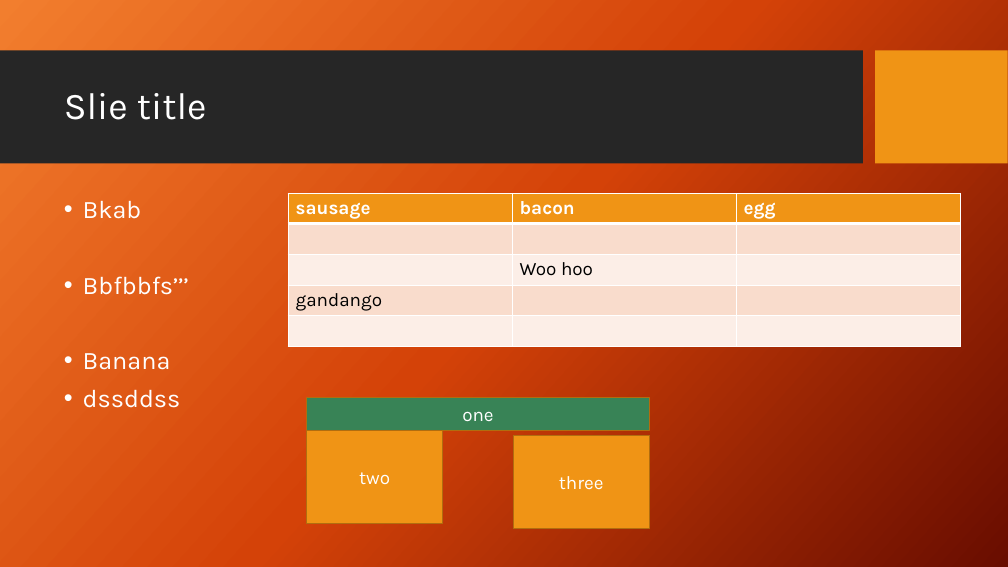
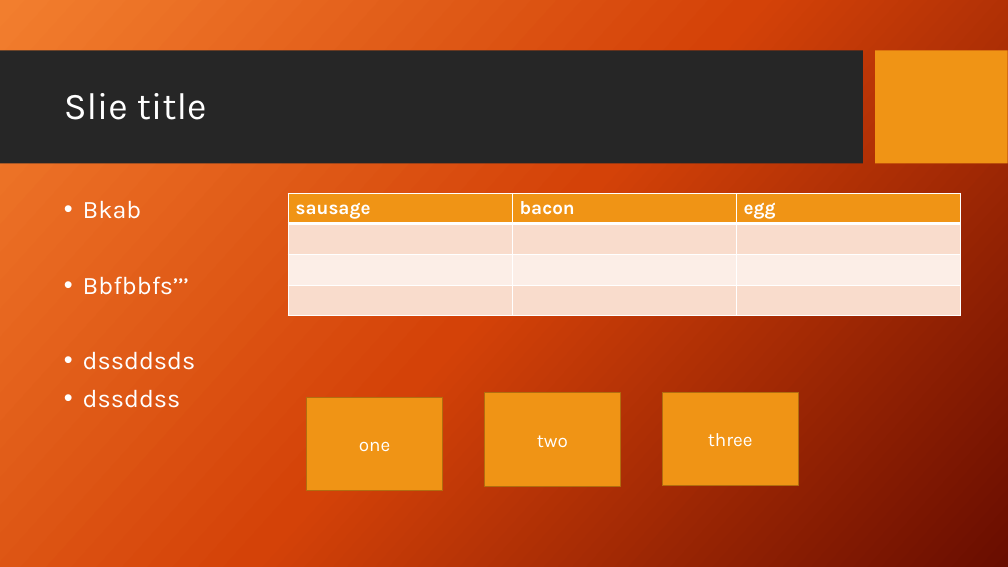
Before and after one commit to Brindley/Test, a slide deck: slide 2 of PowerPoint/Sara PPT.pptx. Drawn at 1008x567 pixels with LibreOffice and Linux fonts; fonts in the diff are those of the drawing; background and template pictures are left out. Boxes give left, top, right and bottom in pixels: in the first picture for what was removed or moved away, otherwise in the second. Text is boxed around its words. In the diff, an @@ line names an element or a change of style, - is before the commit and + after.

```diff
--- a/PowerPoint/Sara PPT.pptx
+++ b/PowerPoint/Sara PPT.pptx
@@ table at [288,194,960,316] @@
-row 3:  | Woo hoo | 
-row 4: gandango |  | 
+row 4:  |  | 
@@ text at [83,351,196,370]: text changed @@
-• Banana
+• dssddsds
@@ rectangle "one": place and size @@
-rectangle "one" at [307,398,650,430]
+rectangle "one" at [307,398,443,491]
@@ rectangle "one" at [307,398,443,491]: fill #388356 to #F09415 @@
@@ rectangle "two": place and size @@
-rectangle "two" at [307,430,443,523]
+rectangle "two" at [485,393,621,486]
@@ rectangle "three": place and size @@
-rectangle "three" at [513,435,650,528]
+rectangle "three" at [662,392,799,485]
```
